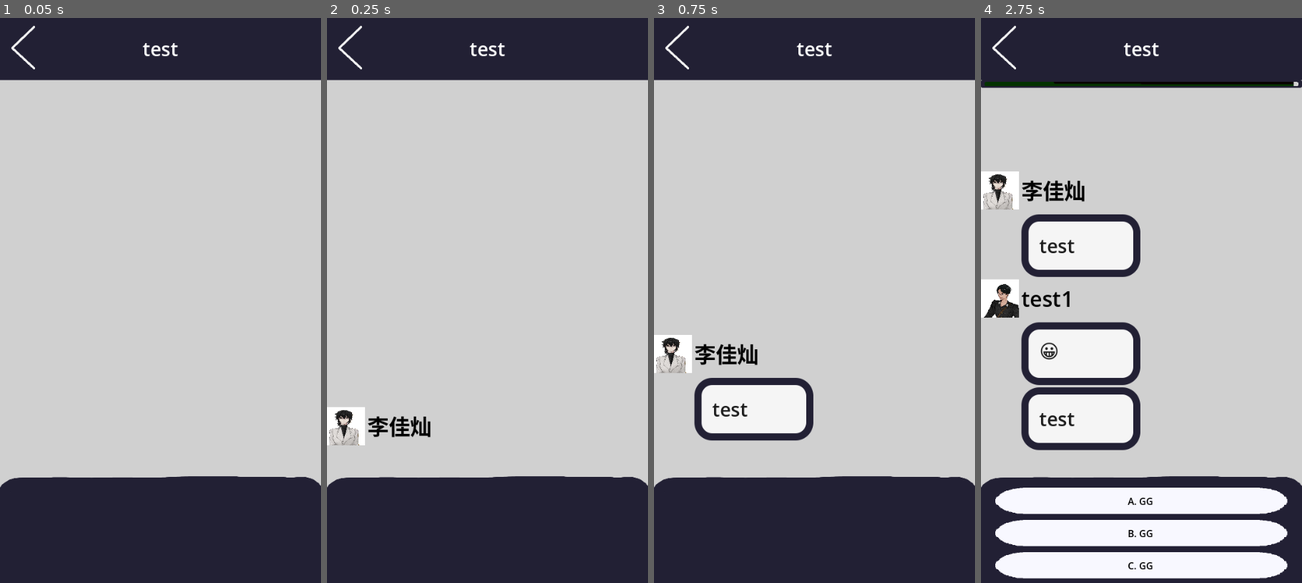
Above: before the commit, frames 1-4 (left to right).
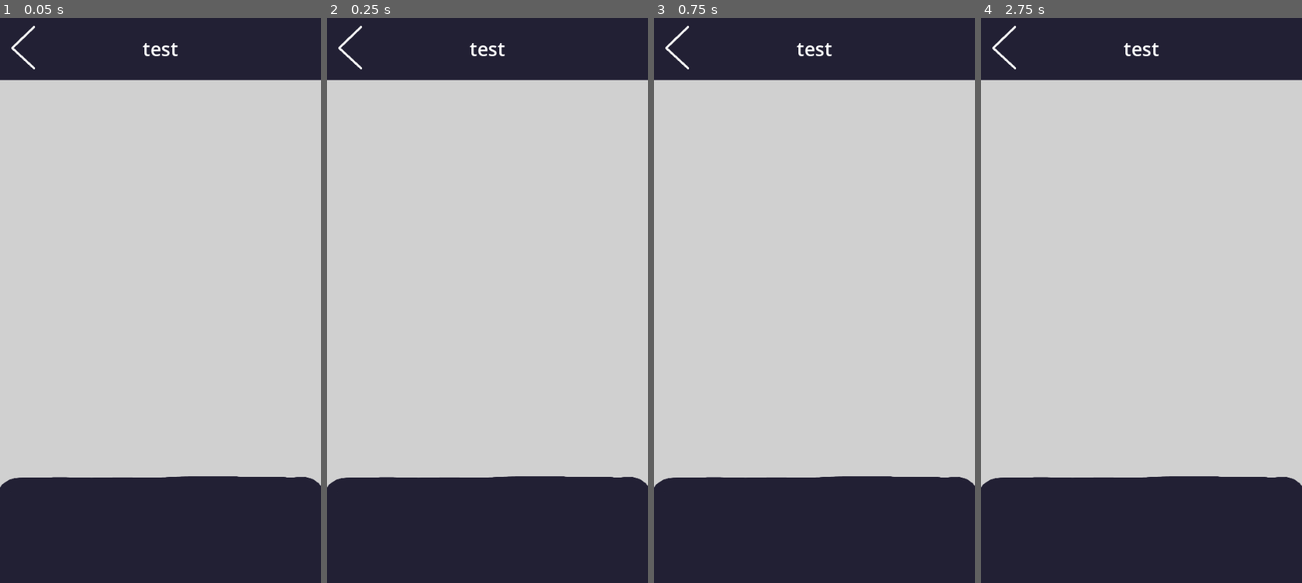
Above: after the commit, the same moments.

Repository: zhitian111/chat-bubble
Game: Godot game, scene res://chat/chat.tscn
The game is run twice, just before and just after one commit, with the same random seed, the same clock (stepped at 60 frames per second) and the same inputs. This scene is started directly instead of the project's main scene. The engine's default icon, where the game draws it, is replaced by a stand-in: a white triangle on a blue panel in a dark square.
Inputs (mouse positions are in pixels of both pictures, inside the frame that each line leads up to):
- Up to frame 1 (0.05 s): no input
- Up to frame 2 (0.25 s): no input
- Up to frame 3 (0.75 s): move the mouse to (885, 277) at 0.52 s
- Up to frame 4 (2.75 s): tap Enter at 1.25 s; move the mouse to (1077, 334) at 1.27 s; move the mouse to (1173, 176) at 2.02 s

Frame 1 is identical in both runs. In frame 2, 1.0% of the frame differs, in the area x 0-33%, y 68-76%; in frame 3, 5.0%; in frame 4, 28%, in the area x 0-100%, y 10-100%.

Commit message:
modified:   chat/chat.gd 	modified:   chat/chat.tscn

Diff:
--- a/chat/chat.tscn
+++ b/chat/chat.tscn
@@ -7,6 +7,7 @@
 [ext_resource type="LabelSettings" uid="uid://b5rgynu4bhoi6" path="res://chat/new_label_settings.tres" id="4_al2pt"]
 [ext_resource type="Texture2D" uid="uid://cs7ha4xagp2qs" path="res://assets/chat/chat_exit.png" id="5_oepvv"]
 [ext_resource type="Texture2D" uid="uid://ddw1xaeohn5f7" path="res://assets/chat/progress-Sheet.png" id="6_ay6v7"]
+[ext_resource type="AnimationLibrary" uid="uid://cdlehoq8riec2" path="res://animations/dialogs.res" id="8_7puw2"]
 
 [sub_resource type="LabelSettings" id="LabelSettings_jy8os"]
 font_color = Color(0, 0, 0, 1)
@@ -25,38 +26,6 @@
 [sub_resource type="AtlasTexture" id="AtlasTexture_lh4br"]
 atlas = ExtResource("6_ay6v7")
 region = Rect2(12, 60, 1101, 25)
-
-[sub_resource type="Animation" id="Animation_a1tgr"]
-resource_name = "dialog"
-length = 15.0
-tracks/0/type = "method"
-tracks/0/imported = false
-tracks/0/enabled = true
-tracks/0/path = NodePath("dialogs")
-tracks/0/interp = 1
-tracks/0/loop_wrap = true
-tracks/0/keys = {
-"times": PackedFloat32Array(0.1, 1.73333, 2.43333, 2.46667),
-"transitions": PackedFloat32Array(1, 1, 1, 1),
-"values": [{
-"args": ["test", "李佳灿"],
-"method": &"add_sentence"
-}, {
-"args": ["😀", "test1"],
-"method": &"add_sentence"
-}, {
-"args": ["test", "test1"],
-"method": &"add_sentence"
-}, {
-"args": [],
-"method": &"dialog_end"
-}]
-}
-
-[sub_resource type="AnimationLibrary" id="AnimationLibrary_aii7r"]
-_data = {
-"dialog": SubResource("Animation_a1tgr")
-}
 
 [node name="chat" type="Control"]
 layout_mode = 3
@@ -159,7 +128,7 @@
 
 [node name="AnimationPlayer" type="AnimationPlayer" parent="."]
 libraries = {
-"": SubResource("AnimationLibrary_aii7r")
+"dialogs": ExtResource("8_7puw2")
 }
 
 [node name="button_mark" type="Marker2D" parent="."]
Not shown: 1 places in chat/chat.tscn that only renumber resources
